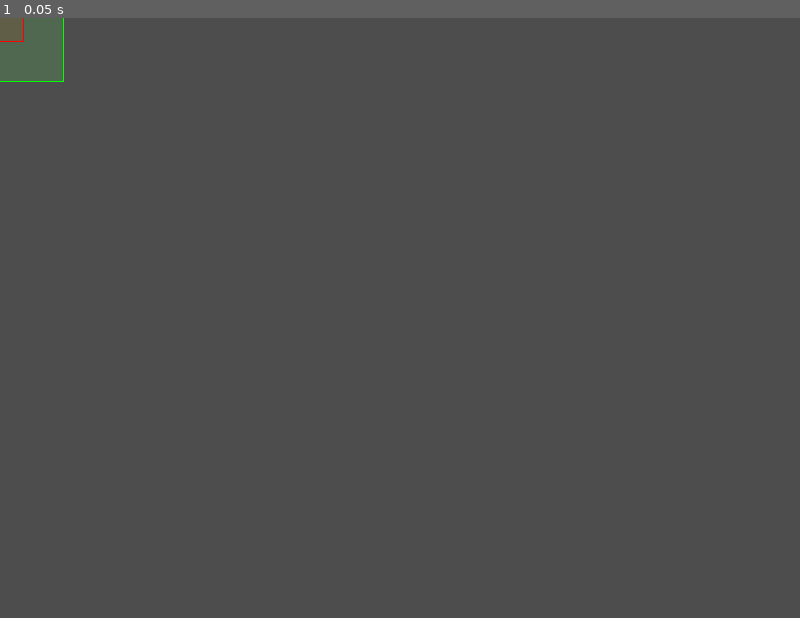
Above: before the commit, frame 1.
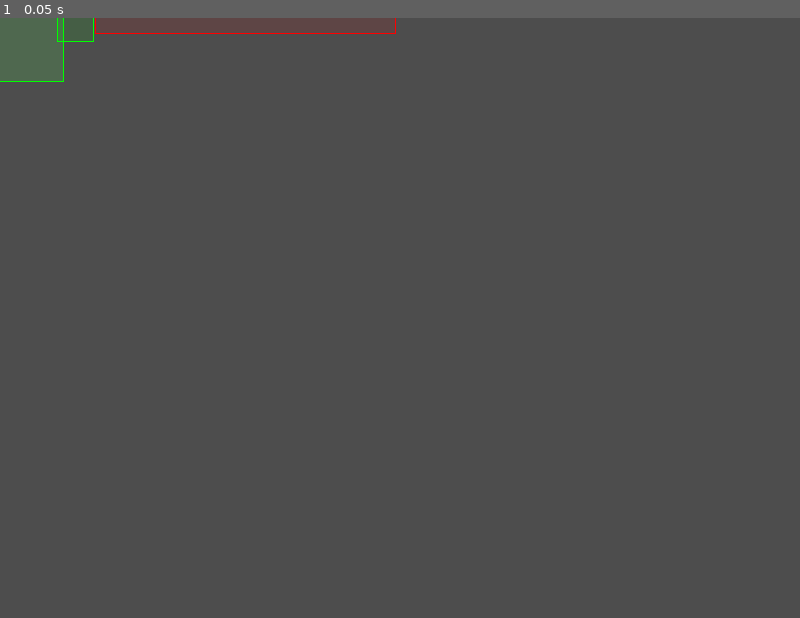
Above: after the commit, the same moment.

Repository: SamBumgardner/spellstrike
Game: Godot game, scene res://player/collision_box_viewer.tscn
Two runs of this game, one before a commit and one after it. Both use one fixed random seed, a clock stepped at 60 frames per second and the inputs below. This scene is started directly instead of the project's main scene.
Inputs:
- Up to frame 1 (0.05 s): no input

The runs differ from the first frame. In frame 1, 0.1% of the frame differs, in the area x 0-50%, y 0-4%.

Commit message:
create mix special cancel

Diff:
--- a/game/assets/data/character/character_mix.tres
+++ b/game/assets/data/character/character_mix.tres
@@ -9,7 +9,7 @@
 [ext_resource type="Resource" uid="uid://chf10hwq6l6cv" path="res://assets/data/states/character/mix/state_mix_a.tres" id="7_xsjj6"]
 [ext_resource type="Resource" uid="uid://ct2hmi77y1dqe" path="res://assets/data/states/character/mix/state_mix_b.tres" id="8_dd8y4"]
 [ext_resource type="Resource" uid="uid://clph44pse6wkh" path="res://assets/data/states/character/mix/state_mix_c.tres" id="9_r0fwd"]
-[ext_resource type="Resource" uid="uid://dmgeh4sj58kv6" path="res://assets/data/states/character/reach/state_reach_s_cancel.tres" id="10_10eq8"]
+[ext_resource type="Resource" uid="uid://ddi0k6ux6hb7k" path="res://assets/data/states/character/mix/state_mix_s_cancel.tres" id="10_pd0j8"]
 [ext_resource type="Resource" uid="uid://b2ftkfqdtwrvh" path="res://assets/data/states/character/mix/state_mix_s_neutral.tres" id="11_hyfq3"]
 [ext_resource type="Resource" uid="uid://dgxhlme3uf7jt" path="res://assets/data/states/character/speed/HurtState.tres" id="12_regm5"]
 [ext_resource type="Resource" uid="uid://ndjspav4naaj" path="res://assets/data/states/character/speed/DefeatedState.tres" id="13_8i1ef"]
@@ -38,7 +38,7 @@
 2: ExtResource("7_xsjj6"),
 3: ExtResource("8_dd8y4"),
 4: ExtResource("9_r0fwd"),
-5: ExtResource("10_10eq8"),
+5: ExtResource("10_pd0j8"),
 6: ExtResource("11_hyfq3"),
 8: ExtResource("12_regm5"),
 9: ExtResource("13_8i1ef"),
--- /dev/null
+++ b/game/assets/data/states/character/mix/effect_mix_s_cancel_trigger.tres
@@ -0,0 +1,18 @@
+[gd_resource type="Resource" script_class="PhaseEffect" load_steps=4 format=3 uid="uid://7o0vlbqkh3t1"]
+
+[ext_resource type="Script" path="res://player/fsm/effects/EffectCondition.gd" id="1_nnf2o"]
+[ext_resource type="Script" path="res://player/fsm/effects/PhaseEffect.gd" id="2_caac1"]
+
+[sub_resource type="Resource" id="Resource_la5f5"]
+script = ExtResource("1_nnf2o")
+conditionId = 0
+params = [2]
+
+[resource]
+script = ExtResource("2_caac1")
+typeId = 3
+once_at_start = false
+conditions = Array[ExtResource("1_nnf2o")]([SubResource("Resource_la5f5")])
+params = [{
+"s": 5
+}, true]
--- a/game/assets/data/states/character/mix/state_mix_a.tres
+++ b/game/assets/data/states/character/mix/state_mix_a.tres
@@ -8,6 +8,7 @@
 [ext_resource type="Resource" uid="uid://6sy1c83pfytn" path="res://assets/data/states/character/mix/attack_mix_a.tres" id="6_vyunq"]
 [ext_resource type="Resource" uid="uid://bmc11u2gx310j" path="res://assets/data/states/character/mix/effect_mix_c_cancel.tres" id="7_6p4n1"]
 [ext_resource type="Script" path="res://player/fsm/FsmState.gd" id="7_a4unt"]
+[ext_resource type="Resource" uid="uid://7o0vlbqkh3t1" path="res://assets/data/states/character/mix/effect_mix_s_cancel_trigger.tres" id="7_glskf"]
 [ext_resource type="Script" path="res://player/fsm/effects/EffectCondition.gd" id="8_76jbt"]
 [ext_resource type="Resource" uid="uid://bhevd7cy4yr8c" path="res://assets/data/states/character/mix/effect_mix_b_cancel.tres" id="8_f8leo"]
 [ext_resource type="Resource" uid="uid://dpm2n0kk8aakc" path="res://assets/data/states/character/mix/effect_mix_a_cancel.tres" id="9_b8t7d"]
@@ -53,7 +54,7 @@
 new_attack = true
 attack_data = ExtResource("6_vyunq")
 hurtboxes = Array[ExtResource("3_8wghj")]([ExtResource("4_54jay"), SubResource("Resource_ftvr8")])
-effects = Array[ExtResource("2_oagtn")]([ExtResource("7_6p4n1"), ExtResource("8_f8leo"), ExtResource("9_b8t7d"), ExtResource("3_lj4cl")])
+effects = Array[ExtResource("2_oagtn")]([ExtResource("7_glskf"), ExtResource("7_6p4n1"), ExtResource("8_f8leo"), ExtResource("9_b8t7d"), ExtResource("3_lj4cl")])
 
 [sub_resource type="Resource" id="Resource_ng7r0"]
 script = ExtResource("1_jmb31")
@@ -63,7 +64,7 @@
 hitboxes = Array[ExtResource("3_8wghj")]([])
 new_attack = false
 hurtboxes = Array[ExtResource("3_8wghj")]([ExtResource("4_54jay")])
-effects = Array[ExtResource("2_oagtn")]([ExtResource("7_6p4n1"), ExtResource("8_f8leo"), ExtResource("9_b8t7d"), ExtResource("3_lj4cl")])
+effects = Array[ExtResource("2_oagtn")]([ExtResource("7_glskf"), ExtResource("7_6p4n1"), ExtResource("8_f8leo"), ExtResource("9_b8t7d"), ExtResource("3_lj4cl")])
 
 [sub_resource type="Resource" id="Resource_hk7ho"]
 script = ExtResource("8_76jbt")
--- a/game/assets/data/states/character/mix/state_mix_a_forward.tres
+++ b/game/assets/data/states/character/mix/state_mix_a_forward.tres
@@ -9,6 +9,7 @@
 [ext_resource type="Script" path="res://player/fsm/FsmState.gd" id="7_r8n7y"]
 [ext_resource type="Resource" uid="uid://bmc11u2gx310j" path="res://assets/data/states/character/mix/effect_mix_c_cancel.tres" id="8_ji8n4"]
 [ext_resource type="Script" path="res://player/fsm/effects/EffectCondition.gd" id="8_tien5"]
+[ext_resource type="Resource" uid="uid://7o0vlbqkh3t1" path="res://assets/data/states/character/mix/effect_mix_s_cancel_trigger.tres" id="8_x3nox"]
 [ext_resource type="Resource" uid="uid://bhevd7cy4yr8c" path="res://assets/data/states/character/mix/effect_mix_b_cancel.tres" id="9_3bgp5"]
 [ext_resource type="Resource" uid="uid://dpm2n0kk8aakc" path="res://assets/data/states/character/mix/effect_mix_a_cancel.tres" id="10_6em8m"]
 
@@ -69,7 +70,7 @@
 new_attack = true
 attack_data = ExtResource("6_14ew2")
 hurtboxes = Array[ExtResource("4_dbiak")]([ExtResource("5_krwpo"), SubResource("Resource_ftvr8")])
-effects = Array[ExtResource("2_m7nev")]([ExtResource("8_ji8n4"), ExtResource("9_3bgp5"), ExtResource("10_6em8m"), ExtResource("3_p0eev")])
+effects = Array[ExtResource("2_m7nev")]([ExtResource("8_x3nox"), ExtResource("8_ji8n4"), ExtResource("9_3bgp5"), ExtResource("10_6em8m"), ExtResource("3_p0eev")])
 
 [sub_resource type="Resource" id="Resource_ng7r0"]
 script = ExtResource("1_yer5d")
@@ -79,7 +80,7 @@
 hitboxes = Array[ExtResource("4_dbiak")]([])
 new_attack = false
 hurtboxes = Array[ExtResource("4_dbiak")]([ExtResource("5_krwpo")])
-effects = Array[ExtResource("2_m7nev")]([ExtResource("8_ji8n4"), ExtResource("9_3bgp5"), ExtResource("10_6em8m"), ExtResource("3_p0eev")])
+effects = Array[ExtResource("2_m7nev")]([ExtResource("8_x3nox"), ExtResource("8_ji8n4"), ExtResource("9_3bgp5"), ExtResource("10_6em8m"), ExtResource("3_p0eev")])
 
 [resource]
 script = ExtResource("7_r8n7y")
--- a/game/assets/data/states/character/mix/state_mix_b.tres
+++ b/game/assets/data/states/character/mix/state_mix_b.tres
@@ -11,6 +11,7 @@
 [ext_resource type="Resource" uid="uid://dpm2n0kk8aakc" path="res://assets/data/states/character/mix/effect_mix_a_cancel.tres" id="8_5iqbi"]
 [ext_resource type="Resource" uid="uid://bmc11u2gx310j" path="res://assets/data/states/character/mix/effect_mix_c_cancel.tres" id="9_0wge2"]
 [ext_resource type="Resource" uid="uid://djibdifs88cfy" path="res://assets/data/collision/hurtbox/StandardHurtbox.tres" id="9_x0iee"]
+[ext_resource type="Resource" uid="uid://7o0vlbqkh3t1" path="res://assets/data/states/character/mix/effect_mix_s_cancel_trigger.tres" id="10_6bghm"]
 [ext_resource type="Script" path="res://player/fsm/FsmState.gd" id="10_6j3i6"]
 
 [sub_resource type="Resource" id="Resource_xu165"]
@@ -54,7 +55,7 @@
 new_attack = true
 attack_data = SubResource("Resource_3fuw6")
 hurtboxes = Array[ExtResource("5_58s0p")]([ExtResource("9_x0iee"), SubResource("Resource_ec8mp")])
-effects = Array[ExtResource("2_kx1au")]([ExtResource("8_5iqbi"), ExtResource("9_0wge2"), ExtResource("3_8ghdc")])
+effects = Array[ExtResource("2_kx1au")]([ExtResource("10_6bghm"), ExtResource("9_0wge2"), ExtResource("8_5iqbi"), ExtResource("3_8ghdc")])
 
 [sub_resource type="Resource" id="Resource_mmt6u"]
 script = ExtResource("1_m8oea")
@@ -65,7 +66,7 @@
 new_attack = false
 attack_data = SubResource("Resource_3fuw6")
 hurtboxes = Array[ExtResource("5_58s0p")]([ExtResource("9_x0iee")])
-effects = Array[ExtResource("2_kx1au")]([ExtResource("8_5iqbi"), ExtResource("9_0wge2")])
+effects = Array[ExtResource("2_kx1au")]([ExtResource("10_6bghm"), ExtResource("9_0wge2"), ExtResource("8_5iqbi")])
 
 [sub_resource type="Resource" id="Resource_tfop5"]
 script = ExtResource("6_n7qqx")
@@ -98,7 +99,7 @@
 new_attack = true
 attack_data = SubResource("Resource_tfop5")
 hurtboxes = Array[ExtResource("5_58s0p")]([ExtResource("9_x0iee"), SubResource("Resource_sv8bb")])
-effects = Array[ExtResource("2_kx1au")]([ExtResource("8_5iqbi"), ExtResource("9_0wge2")])
+effects = Array[ExtResource("2_kx1au")]([ExtResource("10_6bghm"), ExtResource("9_0wge2"), ExtResource("8_5iqbi")])
 
 [sub_resource type="Resource" id="Resource_kxhhu"]
 script = ExtResource("5_58s0p")
@@ -115,7 +116,7 @@
 hitboxes = Array[ExtResource("5_58s0p")]([])
 new_attack = false
 hurtboxes = Array[ExtResource("5_58s0p")]([ExtResource("9_x0iee"), SubResource("Resource_kxhhu")])
-effects = Array[ExtResource("2_kx1au")]([ExtResource("8_5iqbi"), ExtResource("9_0wge2")])
+effects = Array[ExtResource("2_kx1au")]([ExtResource("10_6bghm"), ExtResource("9_0wge2"), ExtResource("8_5iqbi")])
 
 [sub_resource type="Resource" id="Resource_t8vlh"]
 script = ExtResource("2_kx1au")
--- /dev/null
+++ b/game/assets/data/states/character/mix/state_mix_s_cancel.tres
@@ -0,0 +1,78 @@
+[gd_resource type="Resource" script_class="FsmState" load_steps=19 format=3 uid="uid://ddi0k6ux6hb7k"]
+
+[ext_resource type="Script" path="res://player/fsm/Phase.gd" id="1_35820"]
+[ext_resource type="Script" path="res://player/fsm/effects/PhaseEffect.gd" id="2_geeab"]
+[ext_resource type="Script" path="res://player/attack/RectangleSpec.gd" id="4_4vput"]
+[ext_resource type="AudioStream" uid="uid://fmfl345l8re5" path="res://assets/sound/hit_medium.wav" id="5_gsr3x"]
+[ext_resource type="Resource" uid="uid://djibdifs88cfy" path="res://assets/data/collision/hurtbox/StandardHurtbox.tres" id="5_l1aly"]
+[ext_resource type="Resource" uid="uid://dp1kvpbqniylt" path="res://assets/data/states/character/speed/decay_velocity_effect.tres" id="6_fc788"]
+[ext_resource type="Script" path="res://player/attack/AttackData.gd" id="7_xrdxc"]
+[ext_resource type="Resource" uid="uid://bmc11u2gx310j" path="res://assets/data/states/character/mix/effect_mix_c_cancel.tres" id="8_rhvkd"]
+[ext_resource type="Script" path="res://player/fsm/FsmState.gd" id="8_xo3t4"]
+[ext_resource type="Resource" uid="uid://by7bh3s7xipoc" path="res://assets/data/states/character/SpendCancelSpecialEffect.tres" id="9_jdm37"]
+[ext_resource type="Resource" uid="uid://bhevd7cy4yr8c" path="res://assets/data/states/character/mix/effect_mix_b_cancel.tres" id="9_s40x3"]
+[ext_resource type="Resource" uid="uid://dpm2n0kk8aakc" path="res://assets/data/states/character/mix/effect_mix_a_cancel.tres" id="10_7l3he"]
+
+[sub_resource type="Resource" id="Resource_bjkpp"]
+script = ExtResource("1_35820")
+duration = 10
+endless = false
+player_status = 1
+hitboxes = Array[ExtResource("4_4vput")]([])
+new_attack = false
+hurtboxes = Array[ExtResource("4_4vput")]([ExtResource("5_l1aly")])
+effects = Array[ExtResource("2_geeab")]([ExtResource("6_fc788")])
+
+[sub_resource type="Resource" id="Resource_xchn2"]
+script = ExtResource("7_xrdxc")
+damage = 10
+hitstun = 16
+hitstop = 12
+pushback = -30
+sound_effect = ExtResource("5_gsr3x")
+
+[sub_resource type="Resource" id="Resource_fqbi4"]
+script = ExtResource("4_4vput")
+x_offset = 246
+y_offset = 0
+width = 300
+height = 32
+
+[sub_resource type="Resource" id="Resource_m7pjn"]
+script = ExtResource("4_4vput")
+x_offset = 76
+y_offset = 0
+width = 36
+height = 48
+
+[sub_resource type="Resource" id="Resource_grguw"]
+script = ExtResource("1_35820")
+duration = 1
+endless = false
+player_status = 2
+hitboxes = Array[ExtResource("4_4vput")]([SubResource("Resource_fqbi4")])
+new_attack = true
+attack_data = SubResource("Resource_xchn2")
+hurtboxes = Array[ExtResource("4_4vput")]([ExtResource("5_l1aly"), SubResource("Resource_m7pjn")])
+effects = Array[ExtResource("2_geeab")]([ExtResource("8_rhvkd"), ExtResource("9_s40x3"), ExtResource("10_7l3he"), ExtResource("6_fc788")])
+
+[sub_resource type="Resource" id="Resource_iueol"]
+script = ExtResource("1_35820")
+duration = 10
+endless = false
+player_status = 3
+hitboxes = Array[ExtResource("4_4vput")]([])
+new_attack = false
+hurtboxes = Array[ExtResource("4_4vput")]([ExtResource("5_l1aly")])
+effects = Array[ExtResource("2_geeab")]([ExtResource("8_rhvkd"), ExtResource("9_s40x3"), ExtResource("10_7l3he")])
+
+[resource]
+script = ExtResource("8_xo3t4")
+stateId = 5
+expirationStateId = 0
+phases = Array[ExtResource("1_35820")]([SubResource("Resource_bjkpp"), SubResource("Resource_grguw"), SubResource("Resource_iueol")])
+transition_in_effects = Array[ExtResource("2_geeab")]([ExtResource("9_jdm37")])
+transition_out_effects = Array[ExtResource("2_geeab")]([])
+animation_key = "mix/s_cancel"
+button_buffer_lookback = 8
+consumes_button_buffer = true
--- a/game/player/collision_box_viewer.tscn
+++ b/game/player/collision_box_viewer.tscn
@@ -1,9 +1,9 @@
 [gd_scene load_steps=3 format=3 uid="uid://wpsahyhayn75"]
 
 [ext_resource type="Script" path="res://player/collision_box_viewer.gd" id="1_siycv"]
-[ext_resource type="Resource" uid="uid://b2ftkfqdtwrvh" path="res://assets/data/states/character/mix/state_mix_s_neutral.tres" id="2_bqdo7"]
+[ext_resource type="Resource" uid="uid://ddi0k6ux6hb7k" path="res://assets/data/states/character/mix/state_mix_s_cancel.tres" id="2_bqdo7"]
 
 [node name="CollisionBoxViewer" type="Node2D"]
 script = ExtResource("1_siycv")
-displayed_phase = 2
+displayed_phase = 1
 viewed_state = ExtResource("2_bqdo7")
Not shown: 1 places in game/assets/data/states/character/mix/state_mix_a.tres that only renumber resources
Not shown: 1 places in game/assets/data/states/character/mix/state_mix_a_forward.tres that only renumber resources
Not shown: 1 places in game/assets/data/states/character/mix/state_mix_b.tres that only renumber resources
